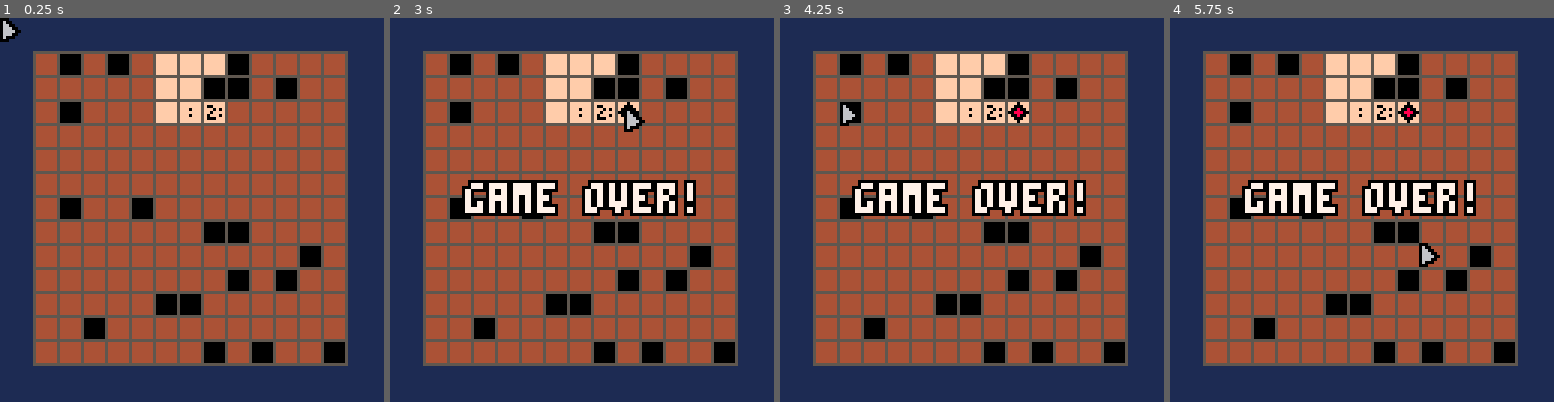
Above: before the commit, frames 1-4 (left to right).
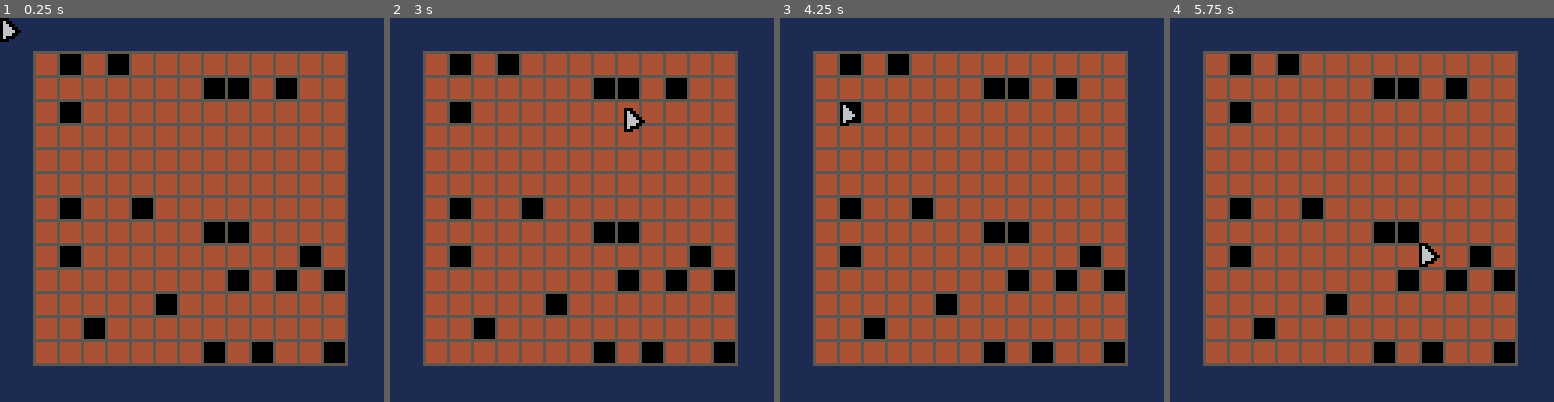
Above: after the commit, the same moments.

Repository: zommerfelds/ldjam57-p8sweeper
Game: PICO-8 cartridge p8sweeper.p8
Same seed, same stepped clock (60 frames per second), same inputs: the game is played once before the commit and once after it.
Inputs (mouse positions are in pixels of both pictures, inside the frame that each line leads up to):
- Up to frame 1 (0.25 s): no input
- Up to frame 2 (3 s): click (670, 121) at 0.67 s; click (436, 267) at 1.22 s; click (497, 114) at 1.77 s; click (562, 259) at 2.32 s; click (624, 106) at 2.87 s
- Up to frame 3 (4.25 s): click (1075, 256) at 3.42 s; click (841, 102) at 3.97 s
- Up to frame 4 (5.75 s): click (1292, 248) at 4.52 s; click (1354, 94) at 5.07 s; click (1419, 244) at 5.62 s

The runs differ from the first frame. In frame 1, 3.6% of the frame differs, in the area x 15-90%, y 9-78%; in frame 2, 8.3%; in frame 3, 8.4%; in frame 4, 8.4%.

Commit message:
Refactor

Diff:
--- a/generator.lua
+++ b/generator.lua
@@ -19,37 +19,32 @@
     flags[i] = {}
     for j = 1, GRID_HEIGHT do
         grid[i][j] = EMPTY_FIELD -- Default all fields to empty
-        visibility[i][j] = false -- Default all fields to covered (not uncovered)
+        visibility[i][j] = false -- Default all fields to covered
         flags[i][j] = false -- Default all fields to unflagged
     end
 end
 
--- Function to place random mines
+local start_x = flr((GRID_WIDTH + 1) / 2)
+local start_y = 1
+
+function is_in_start_area(x, y)
+    return (x >= start_x - 1 and x <= start_x + 1)
+            and (y >= start_y and y <= start_y + 2)
+end
+
 function place_random_mines(grid, mine_count)
     for _ = 1, mine_count do
         local x, y
         repeat
             x = flr(rnd(GRID_WIDTH)) + 1
             y = flr(rnd(GRID_HEIGHT)) + 1
-        until grid[x][y] == EMPTY_FIELD -- Ensure the field is empty
+        until grid[x][y] == EMPTY_FIELD and not is_in_start_area(x, y)
         grid[x][y] = MINE_FIELD
     end
 end
 
 -- Place 10 random mines
 place_random_mines(grid, 50)
-
--- Uncover a 3x3 area at the top middle of the grid
-local start_x = flr(GRID_WIDTH / 2)
-local start_y = 1
-for i = start_x, start_x + 2 do
-    for j = start_y, start_y + 2 do
-        visibility[i][j] = true
-        if grid[i][j] == MINE_FIELD then
-            grid[i][j] = EMPTY_FIELD -- Ensure no mines in this area
-        end
-    end
-end
 
 -- Function to place random solid fields
 function place_random_solids(grid, solid_count)
